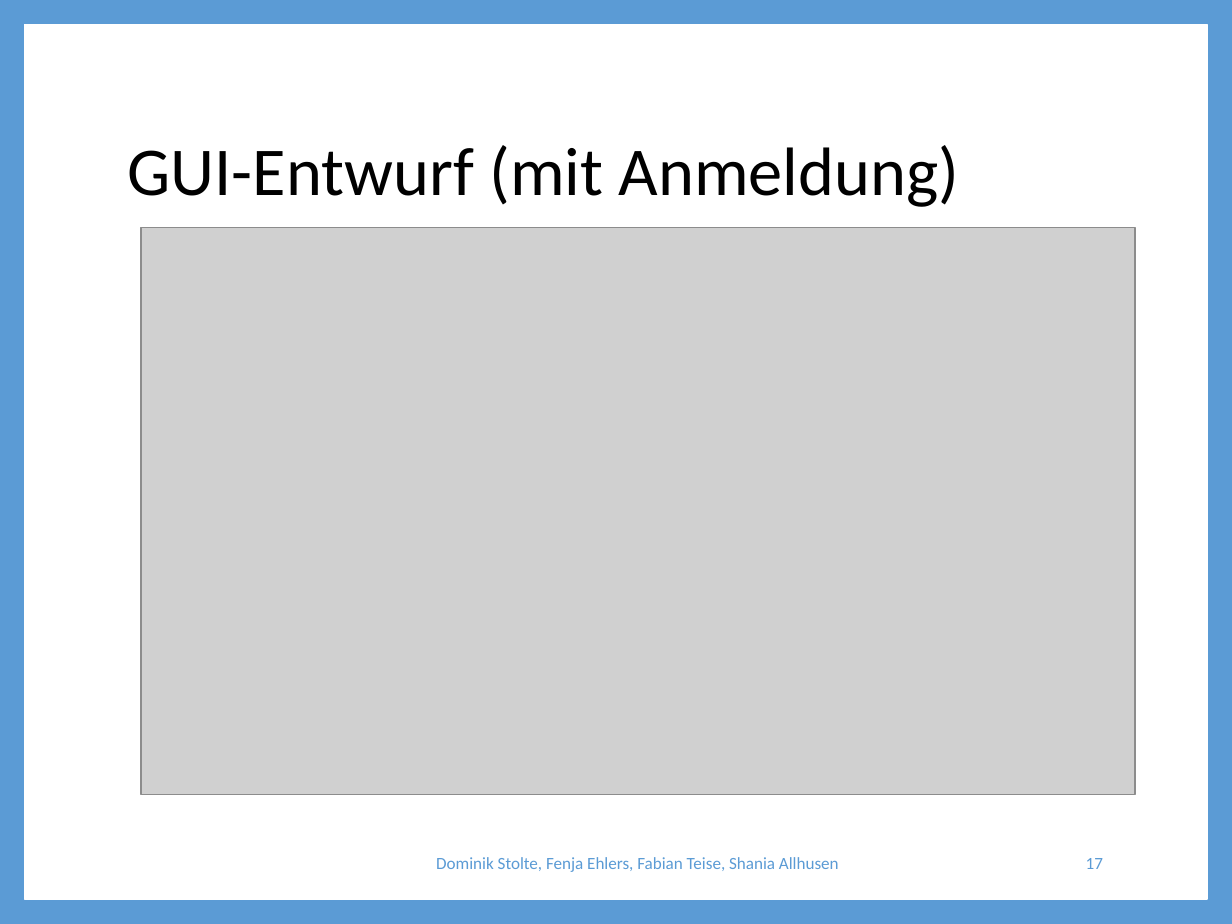
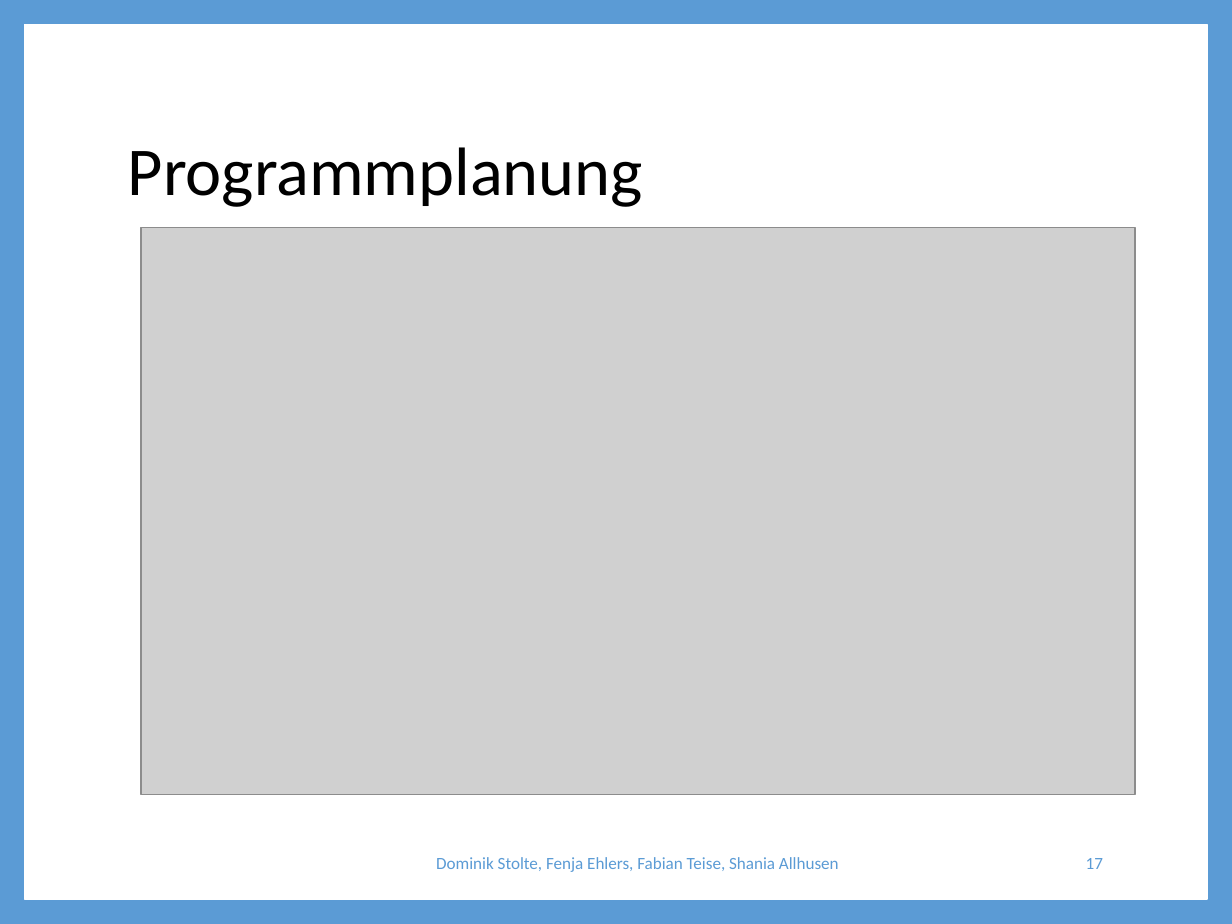
Before and after one commit to ShaniaAllhusen/Mittelstufenprojekt, a slide deck: slide 17 of Projekt-Präsentation.pptx. Drawn at 1232x924 pixels with LibreOffice and Linux fonts; fonts in the diff are those of the drawing; grey boxes stand for pictures. Boxes give left, top, right and bottom in pixels: in the first picture for what was removed or moved away, otherwise in the second. Text is boxed around its words. In the diff, an @@ line names an element or a change of style, - is before the commit and + after.

```diff
--- a/Projekt-Präsentation.pptx
+++ b/Projekt-Präsentation.pptx
@@ title at bbox=[128, 147, 643, 207]: text changed @@
-GUI-Entwurf (mit Anmeldung)
+Programmplanung
```
Also in this commit, not shown: 9 other slides changed.
